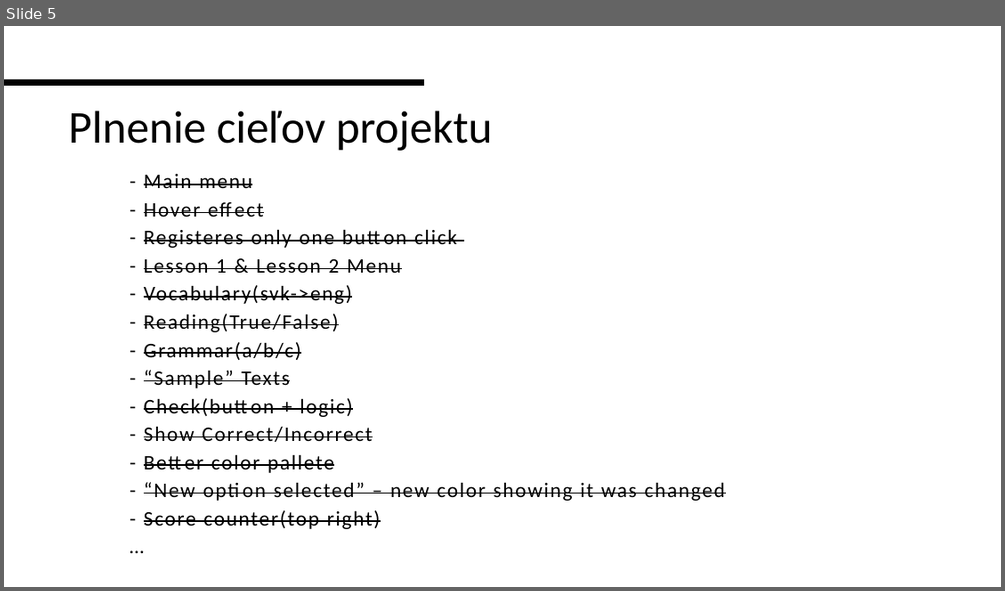
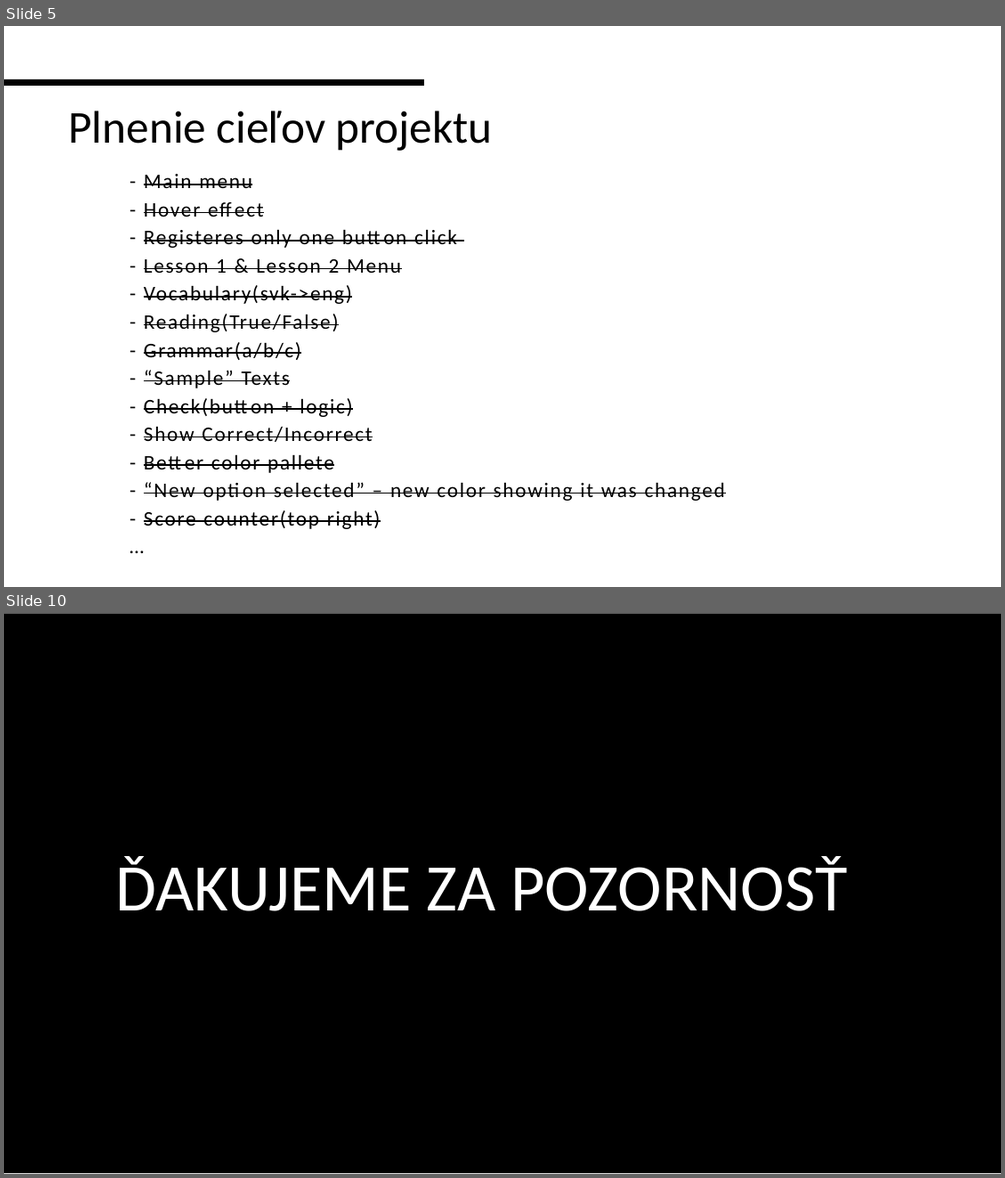
Before and after one commit to NotWizz/Tester, a slide deck: Tester.pptx. Shown one above the other, each under a label of ours: slide 5 before the commit, slides 5 and 10 after it; the slides between them are not shown. The pictures are 1005x591 and 1005x1178 pixels, drawn with LibreOffice and Linux fonts; fonts in the diff are those of the drawing. Boxes give left, top, right and bottom in pixels: in the first picture for what was removed or moved away, otherwise in the second. Text is boxed around its words. In the diff, an @@ line names an element or a change of style, - is before the commit and + after.

```diff
--- a/Tester.pptx
+++ b/Tester.pptx
@@ slide 10 added at (x1=4, y1=613, x2=1001, y2=1174), background #FFFFFF @@
@@ freeform shape added at (x1=4, y1=614, x2=1001, y2=1174), fill #000000 @@
@@ title added at (x1=116, y1=856, x2=847, y2=911), 96 pt, text #FFFFFF @@
+ĎAKUJEME ZA POZORNOSŤ
```
Also in this commit, not shown: 1 slide changed, 4 other slides added.
